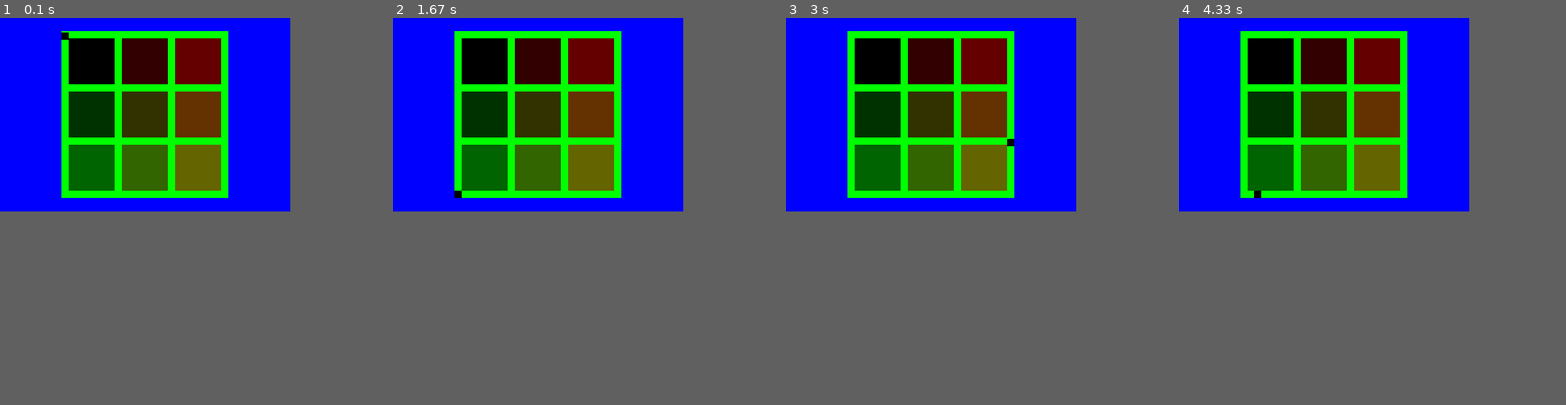
Above: before the commit, frames 1-4 (left to right).
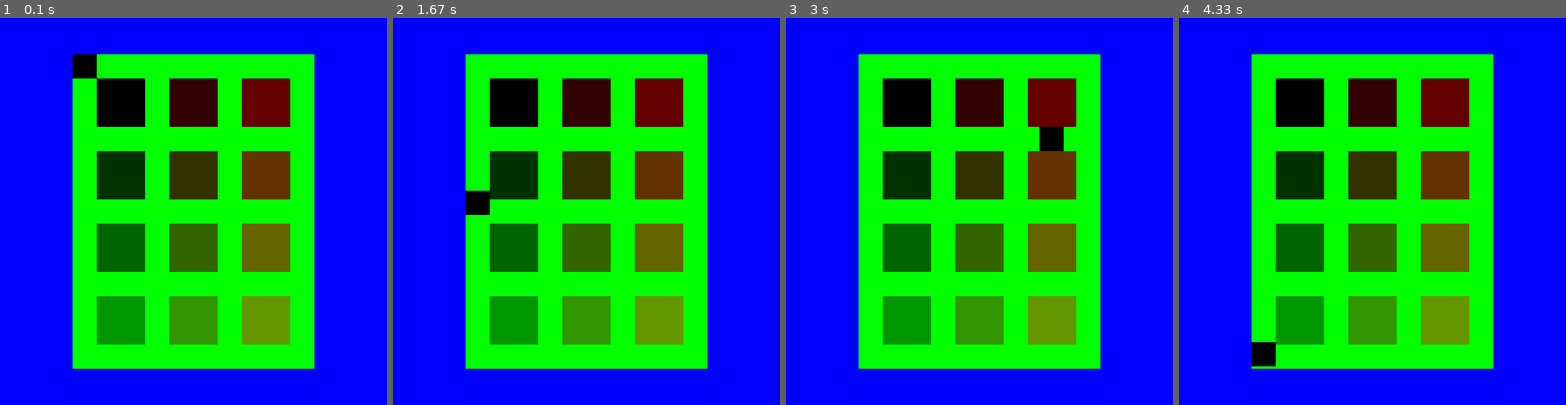
Above: after the commit, the same moments.

Repository: bananaflame/witnessPanel
Game: pygame game, started from main.py
Two runs of this game, one before a commit and one after it. Both use one fixed random seed, a clock stepped at 60 frames per second and the inputs below.
Inputs (mouse positions are in pixels of both pictures, inside the frame that each line leads up to):
- Up to frame 1 (0.1 s): no input
- Up to frame 2 (1.67 s): click (586, 211) at 0.38 s; click (625, 296) at 0.72 s; click (485, 68) at 1.05 s; click (447, 199) at 1.38 s
- Up to frame 3 (3 s): click (967, 145) at 1.72 s; click (917, 83) at 2.05 s; click (832, 126) at 2.38 s; click (1060, 141) at 2.72 s
- Up to frame 4 (4.33 s): click (1260, 137) at 3.05 s; click (1279, 281) at 3.38 s; click (1511, 300) at 3.72 s; click (1256, 354) at 4.05 s
In our replay, the window is 600x400 before the commit and 800x800 after it. These sizes can differ from the game's own. Grey fills any space a smaller window leaves; there, only what the larger window draws over its background counts as a difference.

The runs differ from the first frame. In frame 1, 52% of the frame differs, in the area x 15-82%, y 3-91%; in frame 2, 52%; in frame 3, 52%; in frame 4, 52%.

Commit message:
smooth tracing
line head now snaps to intersections, maybe tweak some of the numbers to
make it smooth, but movement feels pretty good right now. As usual, some
variable renaming and reorganizing of stuff as well, namely passing a
maze object to the trace constructor instead of passing the mazes wall
list to the update function every frame.

Diff:
--- a/main.py
+++ b/main.py
@@ -46,35 +46,34 @@
         screenrect = display.get_rect()
         #get largest possible square size (remember linefrac is fraction of square size, like 1/4)
         #includes space in between squares and 1.5x line width worth of buffer on both bounding edges
-        squaresize = screenrect.w // (self.size[0] + (self.linefrac*self.size[0]) + 4*self.linefrac)
+        self.squaresize = screenrect.w // (self.size[0] + (self.linefrac*self.size[0]) + 4*self.linefrac)
         self.longside = right
-        #test if that squaresize is compatible with vertical dimension, if it bleeds over vertical is limiting
-        if squaresize*(1+self.linefrac)*self.size[1] + squaresize*self.linefrac > screenrect.h:
-            squaresize = screenrect.h // (self.size[1] + (self.linefrac*self.size[1]) + 4*self.linefrac)
+        #test if that self.squaresize is compatible with vertical dimension, if it bleeds over vertical is limiting
+        if self.squaresize*(1+self.linefrac)*self.size[1] + 4*self.squaresize*self.linefrac > screenrect.h:
+            self.squaresize = screenrect.h // (self.size[1] + (self.linefrac*self.size[1]) + 4*self.linefrac)
             self.longside = up
-        squaresize = int(squaresize)
-        self.linewidth = int(squaresize*self.linefrac)#I need the pixel value of self.linewidth more after this, so this will be useful
-
-        widthspace = int(screenrect.w - ((squaresize+self.linewidth)*self.size[0] + self.linewidth))
-        heightspace = int(screenrect.h - ((squaresize+self.linewidth)*self.size[1] + self.linewidth))
+        self.squaresize = int(self.squaresize)
+        self.linewidth = int(self.squaresize*self.linefrac)#I need the pixel value of self.linewidth more after this, so this will be useful
+
+        self.wspace = int(screenrect.w - ((self.squaresize+self.linewidth)*self.size[0] + self.linewidth))
+        self.hspace = int(screenrect.h - ((self.squaresize+self.linewidth)*self.size[1] + self.linewidth))
 
         self.walls = pygame.sprite.Group()
-        self.walls.add(Wall(0,0,widthspace//2,
+        self.walls.add(Wall(0,0,self.wspace//2,
                             screenrect.h,self.bgcolor))#left boundary
-        self.walls.add(Wall(((squaresize+self.linewidth)*self.size[0] + self.linewidth)+ widthspace//2,0,
+        self.walls.add(Wall(((self.squaresize+self.linewidth)*self.size[0] + self.linewidth)+ self.wspace//2,0,
                             screenrect.w,screenrect.h,self.bgcolor))#right boundary
-        self.walls.add(Wall(widthspace//2,0,
-                            screenrect.w-widthspace//2,heightspace//2,self.bgcolor))#top boundary
-        self.walls.add(Wall(widthspace//2,((squaresize+self.linewidth)*self.size[1] + self.linewidth)+heightspace//2,
-                            ((squaresize+self.linewidth)*self.size[0] + self.linewidth)+ widthspace//2,screenrect.h,self.bgcolor))#bottom boundary
+        self.walls.add(Wall(self.wspace//2,0,
+                            screenrect.w-self.wspace//2,self.hspace//2,self.bgcolor))#top boundary
+        self.walls.add(Wall(self.wspace//2,((self.squaresize+self.linewidth)*self.size[1] + self.linewidth)+self.hspace//2,
+                            ((self.squaresize+self.linewidth)*self.size[0] + self.linewidth)+ self.wspace//2,screenrect.h,self.bgcolor))#bottom boundary
 
         #add grid squares, these for loops might be redundant with creation of self.grid earlier, clean up
         for y in range(self.size[1]):
             for x in range(self.size[0]):
-                squarex = widthspace//2+self.linewidth+(x*(squaresize+self.linewidth))
-                squarey = heightspace//2+self.linewidth+(y*(squaresize+self.linewidth))
-                print("Making wall with "+str(squarex)+", "+str(squarey)+", "+str(squarex+squaresize)+", "+str(squarey+squaresize))
-                self.walls.add(Wall(squarex,squarey,squaresize,squaresize,(50*x,50*y,0)))
+                squarex = self.wspace//2+self.linewidth+(x*(self.squaresize+self.linewidth))
+                squarey = self.hspace//2+self.linewidth+(y*(self.squaresize+self.linewidth))
+                self.walls.add(Wall(squarex,squarey,self.squaresize,self.squaresize,(50*x,50*y,0)))
 
 
 
@@ -82,10 +81,11 @@
         self.walls.draw(display)#maybe blit instead of drawing walls each time?
 
 class Trace(pygame.sprite.Sprite):
-    def __init__(self,startx,starty, width, color):
+    def __init__(self, maze, startx, starty, color):
         super().__init__()
-        self.image = pygame.Surface([width,width])
-        self.width = width
+        self.maze = maze
+        self.width = maze.linewidth
+        self.image = pygame.Surface([self.width,self.width])
         self.color = color
 
         self.rect = self.image.get_rect()
@@ -100,61 +100,79 @@
         diffx = mousepos[0] - (self.rect.x + self.width/2) #diff between center of line head and mouse, not top left corner
         diffy = -mousepos[1] + (self.rect.y+ self.width/2) #reversed bc display y-axis is flipped
         fractiontomove = 6
+
         if abs(diffy) > abs(diffx):#primary axis is up/down
-            if abs(diffy) > 3:#prevents movement when cursor close enough to center
+            if abs(diffy) > 2:#prevents movement when cursor close enough to center
                 if diffy > 0 :
-                    can_move_prime = self.trymove(up,abs(diffy)/fractiontomove,walls)
+                    can_move_prime = self.trymove(up,abs(diffy)/fractiontomove)
                 else:
-                    can_move_prime = self.trymove(down,abs(diffy)/fractiontomove,walls)
-
-                if not can_move_prime and abs(diffx) > 3:
-                    if diffx > 0:
-                        self.trymove(right,abs(diffx)/fractiontomove,walls)
-                    else:
-                        self.trymove(left,abs(diffx)/fractiontomove,walls)
+                    can_move_prime = self.trymove(down,abs(diffy)/fractiontomove)
+
+                if not can_move_prime:
+                    if abs(diffx) > 2:
+                        if diffx > 0:
+                            self.trymove(right,abs(diffx)/fractiontomove)
+                        else:
+                            self.trymove(left,abs(diffx)/fractiontomove)
+                    elif abs(diffy) > self.maze.squaresize//2:#if cursor far away enough, check if can snap to intersection
+                        disttoisect = (self.rect.x - (self.maze.wspace//2))%(self.maze.squaresize+self.maze.linewidth)
+                        if disttoisect <= self.width:#trace is right of intersection
+                            self.trymove(left,disttoisect)
+                        elif disttoisect >= (self.maze.squaresize+self.maze.linewidth) - self.width:#trace is left of intersection
+                            self.trymove(right,(self.maze.squaresize+self.maze.linewidth) - disttoisect)
+
+
+
         else:#primary axis is left/right
-            if abs(diffx) > 3:
+            if abs(diffx) > 2:
                 if diffx > 0:
-                    can_move_prime = self.trymove(right,abs(diffx)/fractiontomove,walls)
+                    can_move_prime = self.trymove(right,abs(diffx)/fractiontomove)
                 else:
-                    can_move_prime = self.trymove(left,abs(diffx)/fractiontomove,walls)
-
-                if not can_move_prime and abs(diffy) > 3:
-                    if diffy > 0:
-                        self.trymove(up,abs(diffy)/fractiontomove,walls)
-                    else:
-                        self.trymove(down,abs(diffy)/fractiontomove,walls)
-
-    def trymove(self, direction, dist_to_move, walls):
+                    can_move_prime = self.trymove(left,abs(diffx)/fractiontomove)
+
+                if not can_move_prime:
+                    if abs(diffy) > 2:
+                        if diffy > 0:
+                            self.trymove(up,abs(diffy)/fractiontomove)
+                        else:
+                            self.trymove(down,abs(diffy)/fractiontomove)
+                    elif abs(diffx) > self.maze.squaresize//2:#if cursor far away enough, check if can snap to intersection
+                        disttoisect = (self.rect.y - (self.maze.hspace//2))%(self.maze.squaresize+self.maze.linewidth)
+                        if disttoisect <= self.width//2:#trace is below intersection by half a line
+                            self.trymove(up,disttoisect)
+                        elif disttoisect >= ((self.maze.squaresize+self.maze.linewidth) - self.width):#trace is above intersection
+                            self.trymove(down,(self.maze.squaresize+self.maze.linewidth) - disttoisect)
+
+    def trymove(self, direction, dist_to_move):
         distance = math.ceil(dist_to_move) #always try to move at least 1 pixel
         if direction == up:
             self.rect.y -= distance #don't forget display y-axis is reverse
-            collisions = pygame.sprite.spritecollide(self, walls, False)
+            collisions = pygame.sprite.spritecollide(self, self.maze.walls, False)
             for wall in collisions:
                 self.rect.top = wall.rect.bottom
                 return False
         elif direction == right:
             self.rect.x += distance
-            collisions = pygame.sprite.spritecollide(self, walls, False)
+            collisions = pygame.sprite.spritecollide(self, self.maze.walls, False)
             for wall in collisions:
                 self.rect.right = wall.rect.left
                 return False
         elif direction == down:
             self.rect.y += distance #don't forget display y-axis is reverse
-            collisions = pygame.sprite.spritecollide(self, walls, False)
+            collisions = pygame.sprite.spritecollide(self, self.maze.walls, False)
             for wall in collisions:
                 self.rect.bottom = wall.rect.top
                 return False
         elif direction == left:
             self.rect.x -= distance
-            collisions = pygame.sprite.spritecollide(self,walls,False)
+            collisions = pygame.sprite.spritecollide(self,self.maze.walls,False)
             for wall in collisions:
                 self.rect.left = wall.rect.right
                 return False
         return True
 
 class Wall(pygame.sprite.Sprite):
-    def __init__(self, x, y, width, height, color):
+    def __init__(self,x,y,width,height,color):
         super().__init__()
         self.image = pygame.Surface([width, height])
         self.image.fill(color)
@@ -164,14 +182,14 @@
         self.rect.x = x
 
 pygame.init()
-displaysize = [600,400]
+displaysize = [800,800]
 screen = pygame.display.set_mode(displaysize)
 clock = pygame.time.Clock()
 done = False
-testmaze = Maze(screen,(3,3),(),(),(),1/6,blue,green)
+testmaze = Maze(screen,(3,4),(),(),(),1/2,blue,green)
 #testmaze.printself()
 
-testtrace = Trace(100,100,testmaze.linewidth,black)
+testtrace = Trace(testmaze,100,100,black)
 tracelist = pygame.sprite.Group()
 tracelist.add(testtrace)
 
